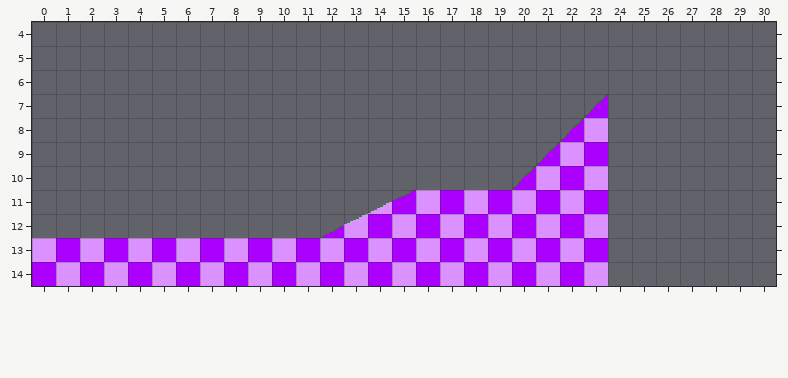
Two states of a Tiled map, testlevel.tmx. This is how it looked before the edit.
Cells are 16x16 px. Shown: x 0..30, y 4..14.
The same view after the edit:
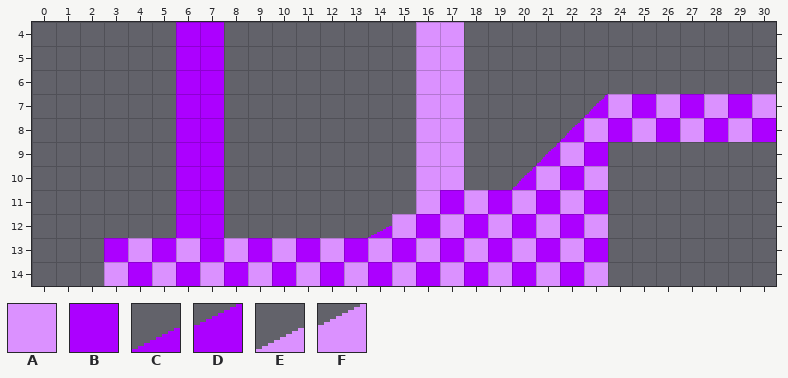
Key: from "testlevelspritesheet2": A 0, B 1, C 16, D 17, E 32, F 33.
_ is an empty cell.
Changes in this commit:
Layer "Tile Layer 1":
The edit adds tile A in rows 4 to 6 at x 16 to 17; in row 7 at x 16 to 17, 24, 26, 28 and 30; in row 8 at x 16 to 17, 25, 27 and 29; in rows 9 to 10 at x 16 to 17.
The edit adds tile B in rows 4 to 6 at x 6 to 7; in row 7 at x 6 to 7, 25, 27 and 29; in row 8 at x 6 to 7, 24, 26, 28 and 30; in rows 9 to 12 at x 6 to 7.
Tile B gives way to tile C in row 12 at x 14.
Tile A is removed in row 13 at x 0 and 2; in row 14 at x 1.
Tile B is removed in row 13 at x 1; in row 14 at x 0 and 2.
Tile C is removed in row 12 at x 12.
Tile D is removed in row 11 at x 15.
Tile E is removed in row 11 at x 14.
Tile F is removed in row 12 at x 13.
Boxes around the changes in both pictures, in picture pixels (x1, y1, x2, y2):
added: (176, 22, 224, 238)
changed: (320, 22, 464, 238)
added: (608, 94, 776, 142)
removed: (32, 238, 104, 286)
